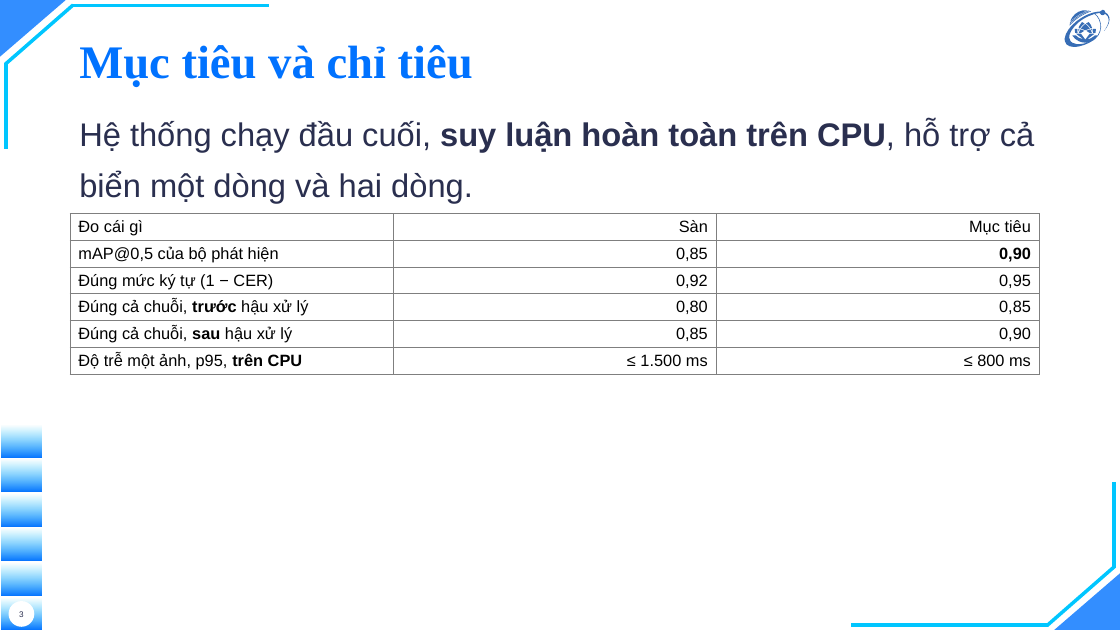
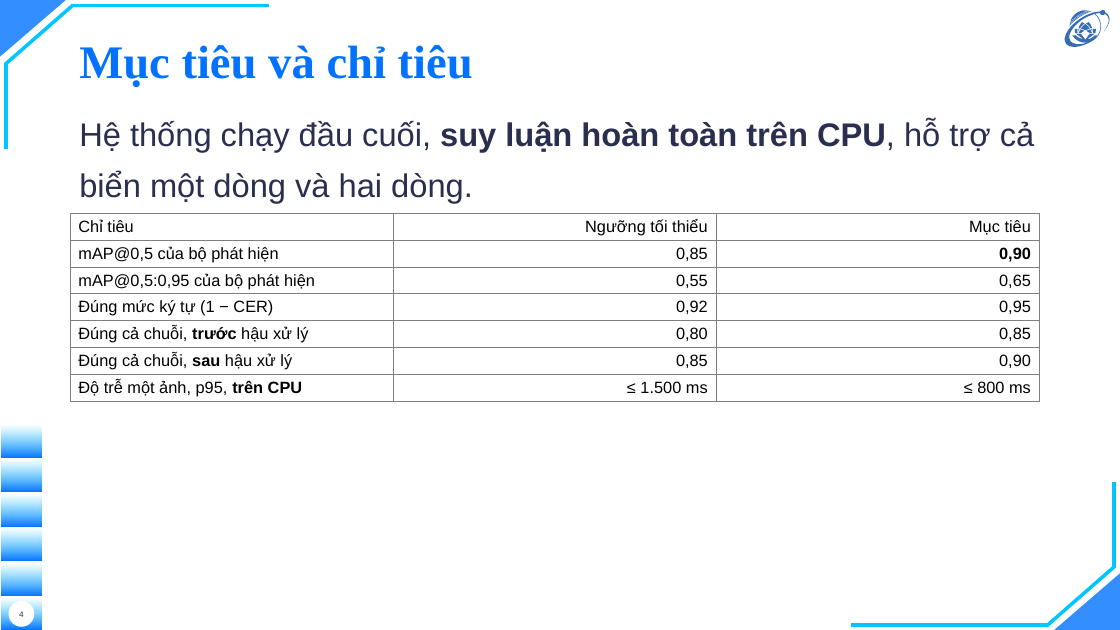
Before and after one commit to hieunguyen2604/alpr-do-an-mon-hoc, a slide deck: slide 4 of nop/02-slide-mon-hoc.pptx (slide 3 before the commit). Drawn at 1120x630 pixels with LibreOffice and Linux fonts; fonts in the diff are those of the drawing; background and template pictures are left out. Boxes give left, top, right and bottom in pixels: in the first picture for what was removed or moved away, otherwise in the second. Text is boxed around its words. In the diff, an @@ line names an element or a change of style, - is before the commit and + after.

```diff
--- a/nop/02-slide-mon-hoc.pptx
+++ b/nop/02-slide-mon-hoc.pptx
@@ table at [70, 213, 1040, 567] @@
-row 1, column 1: Đo cái gì
+row 1, column 1: Chỉ tiêu
-row 1, column 2: Sàn
+row 1, column 2: Ngưỡng tối thiểu
+row 3: mAP@0,5:0,95 của bộ phát hiện | 0,55 | 0,65
@@ page number at [19, 611, 24, 617]: text changed @@
-3
+4
```
Also in this commit, not shown: 7 other slides changed, 8 slides added, 1 slide removed, 28 other files.
